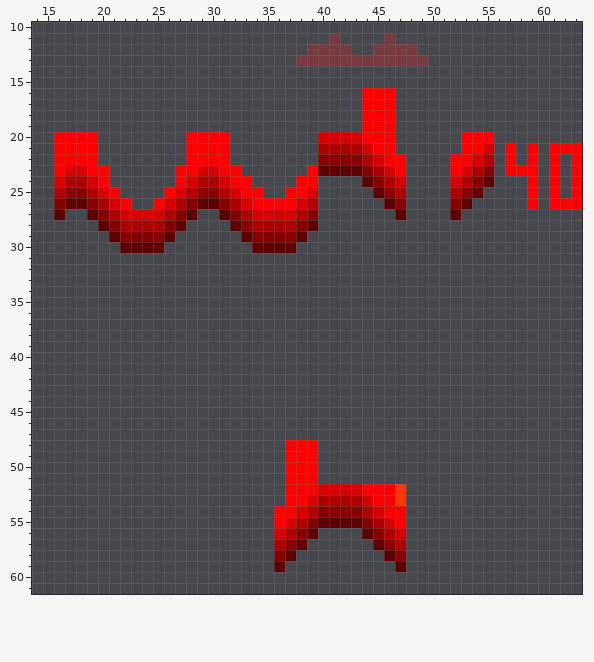
Pixel-art sprite, stored at assets/skyhighocs/textures/heroes/ace/solar_flame_lights.png. That is the earlier state.
The file is 64x64 pixels. Shown: x 14..63, y 10..61.
Now the later version:
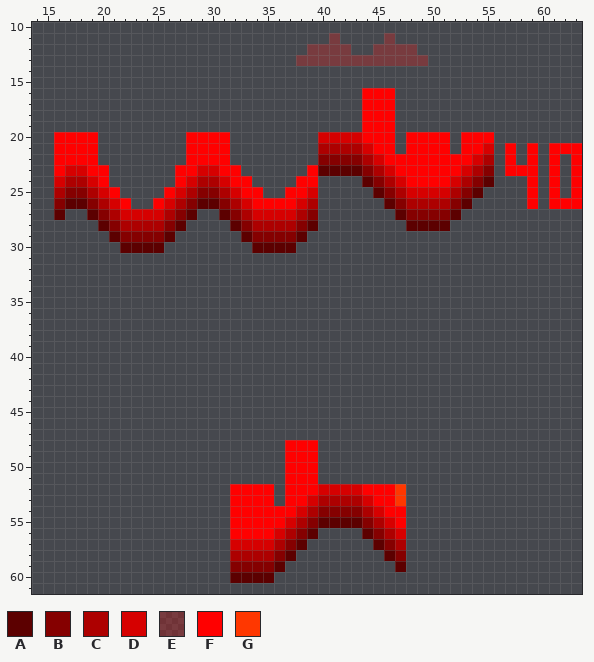
Palette (. is transparent): A #5c0000  B #850000  C #ad0000  D #d60000  E #d9212157  F #ff0000  G #ff3700
From the commit log: Fixed texture issue with solar flame
From old to new:
@@ x 46..53 @@
 19 F.......
-20 F......F
-21 F......F
-22 FF....FF
-23 DF....FD
-24 CD....DC
-25 BC....CB
-26 AB....BA
-27 .A....A.
-28 ........
+20 F.FFFF.F
+21 F.FFFF.F
+22 FFFFFFFF
+23 DFFFFFFD
+24 CDFFFFDC
+25 BCDDDDCB
+26 ABCCCCBA
+27 .ABBBBA.
+28 ..AAAA..
 29 ........
@@ x 30..37 @@
 51 .......F
-52 .......F
-53 .......F
-54 ......FF
-55 ......FD
-56 ......DC
-57 ......CB
-58 ......BA
-59 ......A.
-60 ........
+52 ..FFFF.F
+53 ..FFFF.F
+54 ..FFFFFF
+55 ..FFFFFD
+56 ..FFFFDC
+57 ..DDDDCB
+58 ..CCCCBA
+59 ..BBBBA.
+60 ..AAAA..
 61 ........
Where, in picture pixels (left, top, right, bottom), the same in both pictures:
added: (406, 132, 450, 231)
added: (230, 484, 274, 583)
